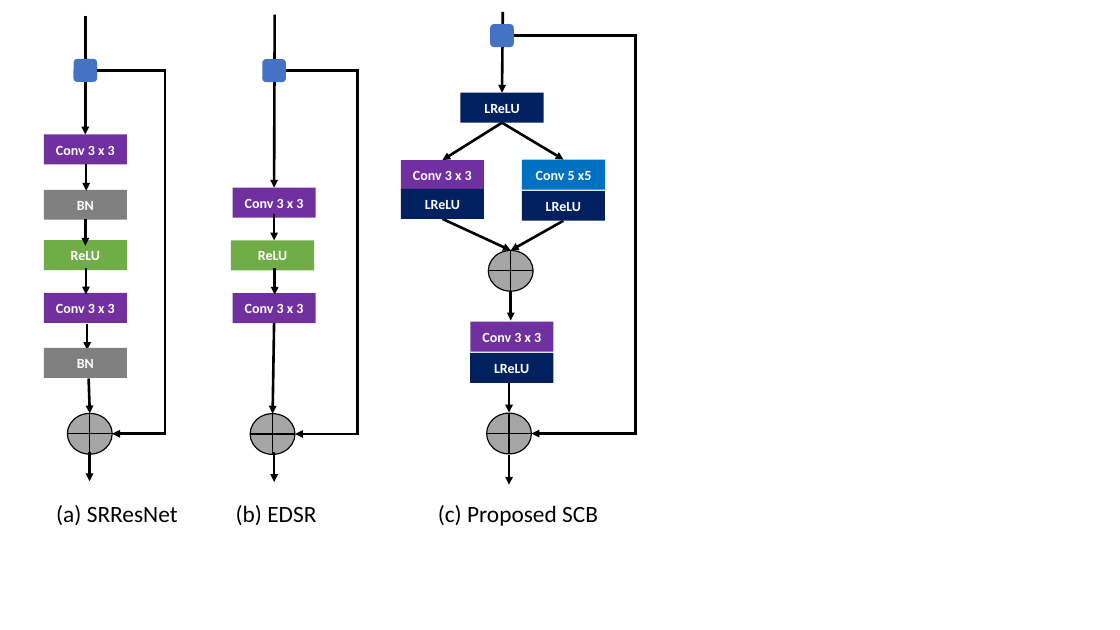
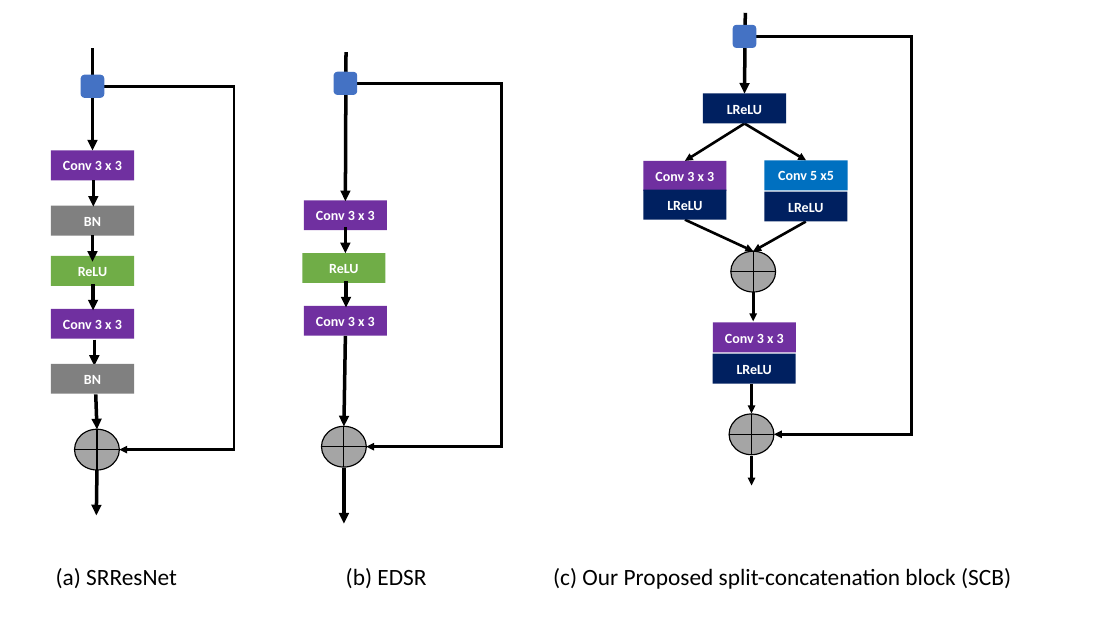
Before and after one commit to niazwazir/WAZIR_SENEXT, a slide deck: slide 17 of FINAL_WAZIR_MODEL.pptx (slide 15 before the commit). Drawn at 1120x630 pixels with LibreOffice and Linux fonts; fonts in the diff are those of the drawing. Boxes give left, top, right and bottom in pixels: in the first picture for what was removed or moved away, otherwise in the second. Text is boxed around its words. In the diff, an @@ line names an element or a change of style, - is before the commit and + after.

```diff
--- a/FINAL_WAZIR_MODEL.pptx
+++ b/FINAL_WAZIR_MODEL.pptx
@@ 4 arrows, 2 rectangles, 1 rounded rectangle: place and size @@
-4 arrows, 2 rectangles, 1 rounded rectangle at (443,12,564,383)
+4 arrows, 2 rectangles, 1 rounded rectangle at (685,13,807,384)
@@ arrow (745, 13) - (744, 93): stroke #000000 2.25 pt to #000000 3 pt @@
@@ arrow moved from (86, 16) - (86, 134) to (92, 49) - (92, 150) @@
@@ arrow (92, 49) - (92, 150): stroke #000000 2.25 pt to #000000 3 pt @@
@@ arrow moved from (275, 15) - (274, 187) to (346, 52) - (345, 201) @@
@@ arrow (346, 52) - (345, 201): stroke #000000 2.25 pt to #000000 3 pt @@
@@ elbow arrow moved from (514, 35) - (532, 434) to (756, 36) - (774, 434) @@
@@ elbow arrow moved from (97, 71) - (113, 434) to (104, 87) - (119, 450) @@
@@ rounded rectangle: place and size @@
-rounded rectangle at (262,59,286,82)
+rounded rectangle at (334,71,357,95)
@@ elbow arrow moved from (286, 71) - (295, 434) to (357, 83) - (366, 447) @@
@@ arrow (93, 181) - (93, 207): stroke #000000 2.25 pt to #000000 3 pt @@
@@ arrow (92, 235) - (92, 261): stroke #000000 2.25 pt to #000000 3 pt @@
@@ arrow (345, 227) - (345, 253): stroke #000000 2.25 pt to #000000 3 pt @@
@@ 5 rectangles, 4 arrows, 2 flow chart ors: place and size @@
-5 rectangles, 4 arrows, 2 flow chart ors at (401,92,605,485)
+5 rectangles, 4 arrows, 2 flow chart ors at (644,93,848,486)
@@ 5 rectangles, 4 arrows, 1 rounded rectangle: place and size @@
-5 rectangles, 4 arrows, 1 rounded rectangle at (44,59,127,378)
+5 rectangles, 4 arrows, 1 rounded rectangle at (51,75,134,394)
@@ arrow (93, 284) - (93, 310): stroke #000000 2.25 pt to #000000 3 pt @@
@@ arrow moved from (275, 269) - (275, 295) to (346, 281) - (346, 308) @@
@@ arrow (346, 281) - (346, 308): stroke #000000 2.25 pt to #000000 3 pt @@
@@ arrow (94, 339) - (94, 365): stroke #000000 2.25 pt to #000000 3 pt @@
@@ 3 rectangles, 2 arrows, 1 flow chart or: place and size @@
-3 rectangles, 2 arrows, 1 flow chart or at (231,187,316,455)
+3 rectangles, 2 arrows, 1 flow chart or at (302,200,387,468)
@@ arrow (345, 336) - (344, 427): stroke #000000 2.25 pt to #000000 3 pt @@
@@ arrow moved from (88, 379) - (90, 413) to (96, 394) - (97, 429) @@
@@ arrow (96, 394) - (97, 429): stroke #000000 2.25 pt to #000000 3 pt @@
@@ flow chart or: place and size @@
-flow chart or at (67,413,112,455)
+flow chart or at (75,429,119,471)
@@ arrow moved from (90, 452) - (90, 481) to (97, 471) - (97, 515) @@
@@ arrow (97, 471) - (97, 515): stroke #000000 2.25 pt to #000000 3 pt @@
@@ arrow removed from (274, 452) to (274, 482) @@
@@ arrow added from (344, 469) to (344, 523), #000000 3 pt @@
@@ text at (56,568,1011,589): text changed @@
-(a) SRResNet (b) EDSR (c) Proposed SCB
+(a) SRResNet (b) EDSR (c) Our Proposed split-concatenation block (SCB)
```
Also in this commit, not shown: 4 other slides changed, 6 slides added, 4 slides removed, 33 other files.
